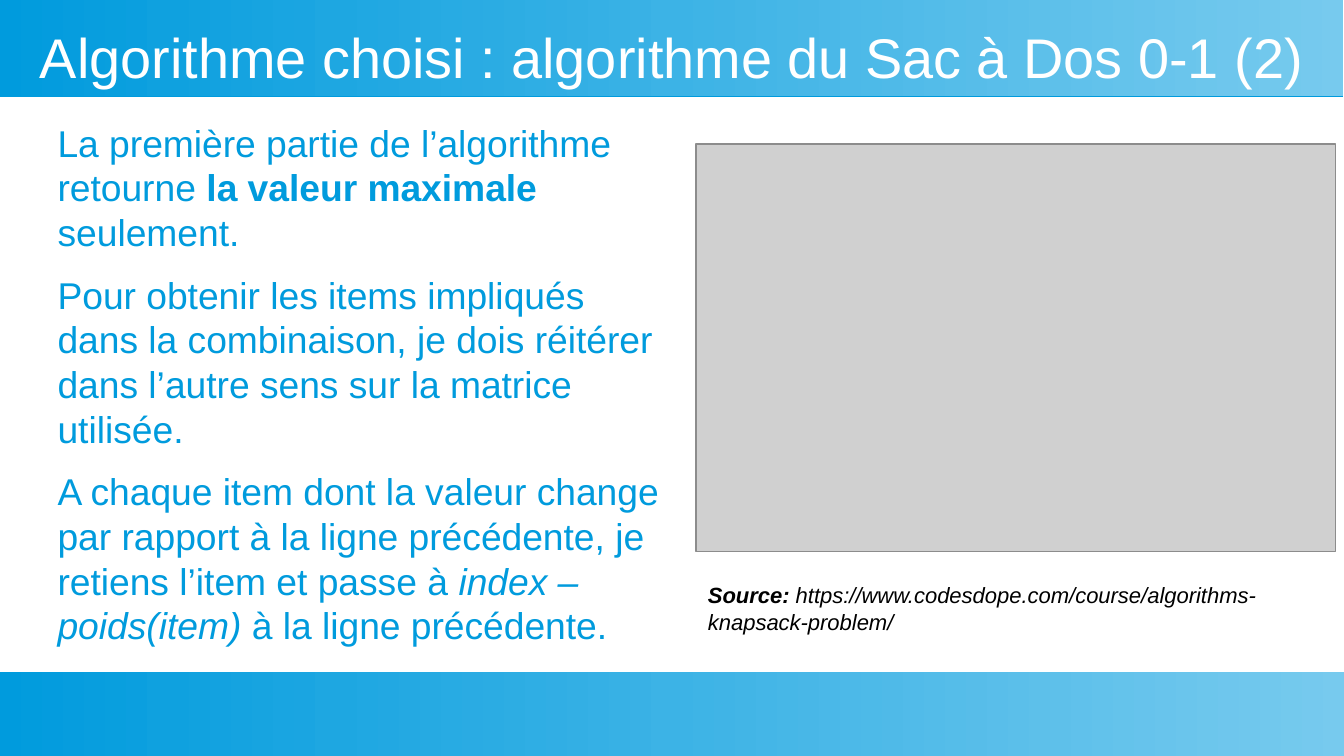
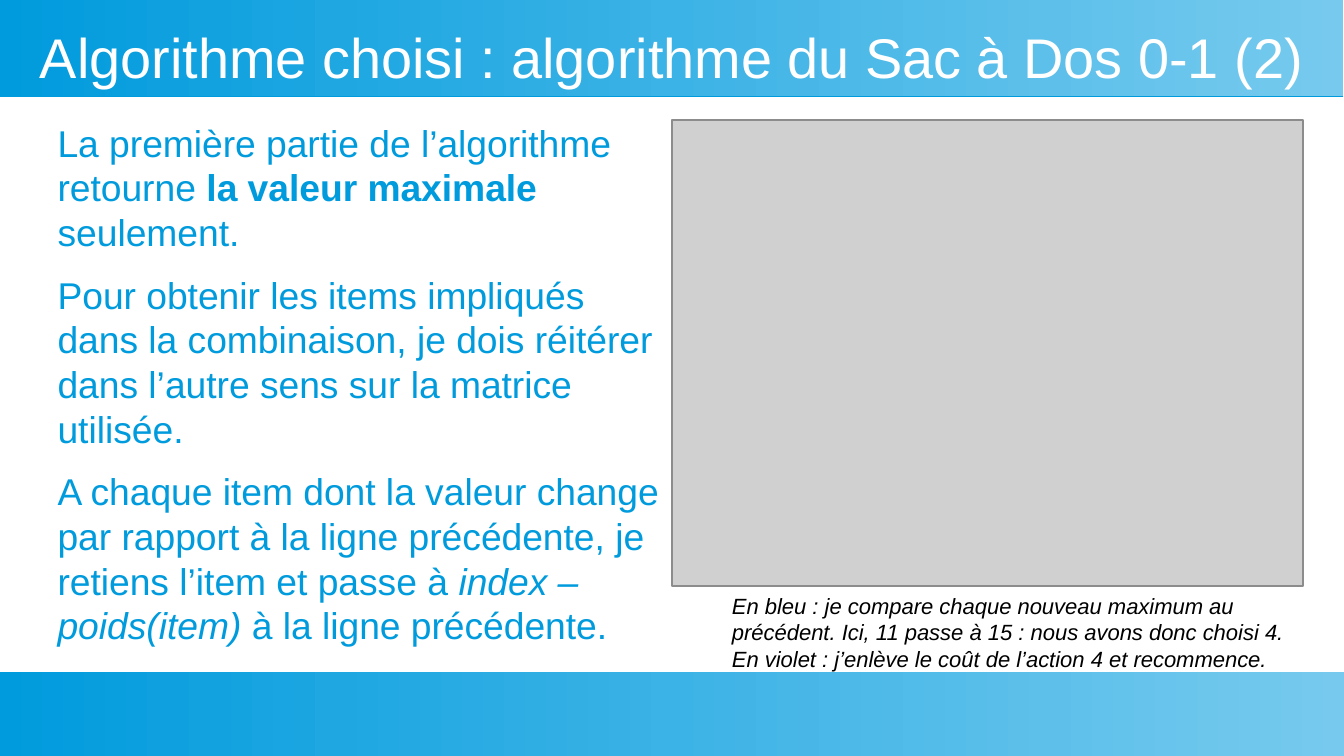
Before and after one commit to LucileGB/Knapsack-Algorithm-Practice, a slide deck: slide 8 of Présentation.odp. Drawn at 1344x756 pixels with LibreOffice and Linux fonts; fonts in the diff are those of the drawing; grey boxes stand for pictures. Boxes give left, top, right and bottom in pixels: in the first picture for what was removed or moved away, otherwise in the second. Text is boxed around its words. In the diff, an @@ line names an element or a change of style, - is before the commit and + after.

```diff
--- a/Présentation.odp
+++ b/Présentation.odp
@@ picture: place and size @@
-picture at (696, 144, 1335, 552)
+picture at (672, 120, 1304, 585)
@@ text removed at (708, 587, 1256, 635) @@
-Source: https://www.codesdope.com/course/algorithms-knapsack-problem/
@@ text added at (732, 598, 1283, 672), 13 pt, text #000000, italic @@
+En bleu : je compare chaque nouveau maximum au précédent. Ici, 11 passe à 15 : nous avons donc choisi 4.
+En violet : j’enlève le coût de l’action 4 et recommence.
```
Also in this commit, not shown: 3 other slides changed.
